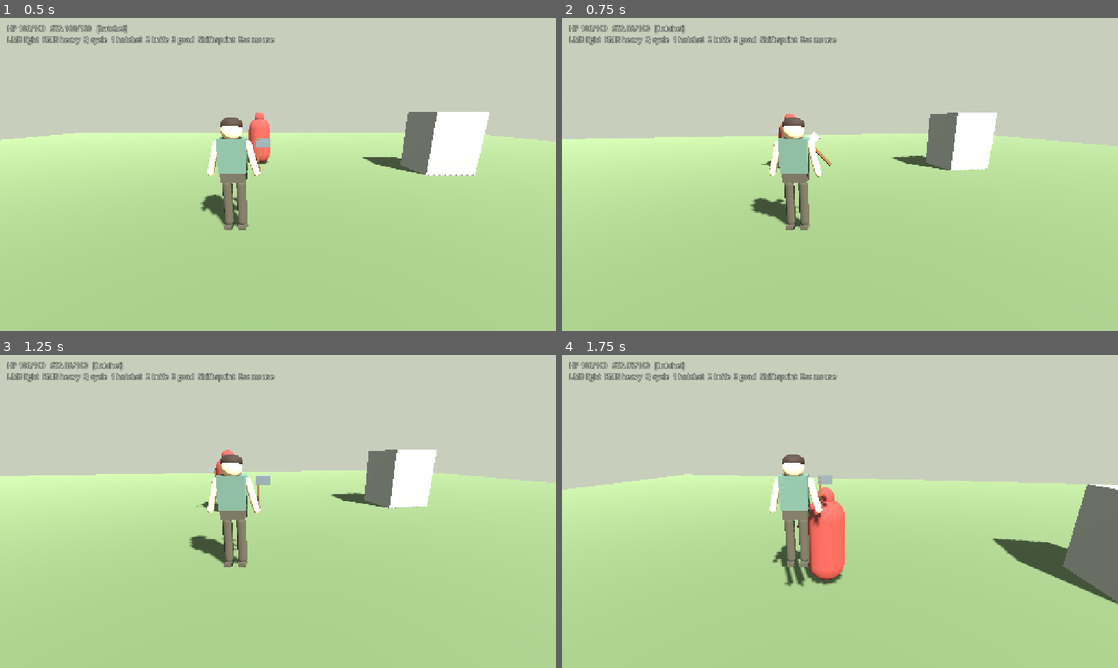
Above: before the commit, frames 1-4 (two rows, left to right).
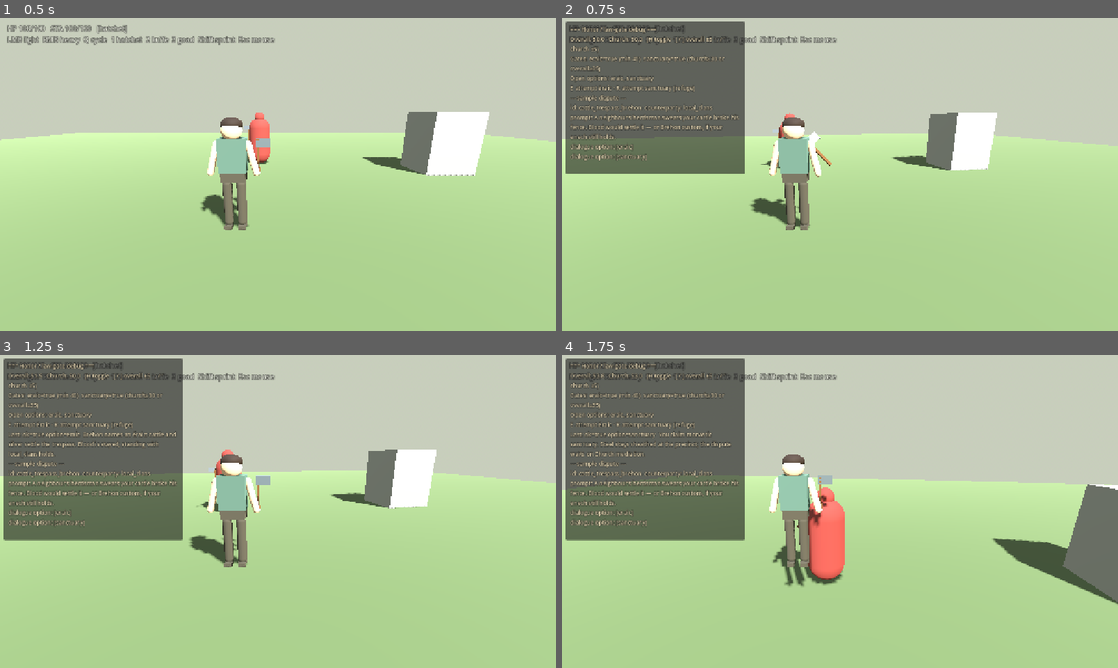
Above: after the commit, the same moments.

Repository: fortins4/devPlayground
Game: Godot game, scene res://scenes/main/main.tscn
Same seed, same stepped clock (60 frames per second), same inputs: the game is played once before the commit and once after it.
Inputs (mouse positions are in pixels of both pictures, inside the frame that each line leads up to):
- Up to frame 1 (0.5 s): no input
- Up to frame 2 (0.75 s): tap Enter at 0.5 s; move the mouse to (867, 174) at 0.52 s; hold W (move_forward) from 0.53 s (still down); tap H at 0.6 s; click (867, 174) at 0.67 s
- Up to frame 3 (1.25 s): keep holding W (move_forward); tap Space (jump) at 0.77 s; tap E at 0.8 s
- Up to frame 4 (1.75 s): keep holding W (move_forward); move the mouse to (812, 511) at 1.27 s; tap E at 1.35 s; tap Space (jump) at 1.52 s; tap R at 1.55 s

Frame 1 is identical in both runs. In frame 2, 16% of the frame differs, in the area x 0-33%, y 1-50%; in frame 3, 19%, in the area x 0-33%, y 1-60%; in frame 4, 19%.

Commit message:
feat(honor): law-gate sample + F5 debug for éraic/sanctuary
Wire a call-able LawGateSample dispute beat through existing Honor gates
(can_choose_eraic, can_claim_sanctuary, available_law_options). Add Honor
debug dict/text helpers and a greybox HUD (H/[ /]/E/R) documented in
systems/honor/README.md. Local-only; not pushed.

Diff:
--- a/scenes/main/main.tscn
+++ b/scenes/main/main.tscn
@@ -1,9 +1,10 @@
-[gd_scene load_steps=11 format=3 uid="uid://cq8riochtmain0001"]
+[gd_scene load_steps=12 format=3 uid="uid://cq8riochtmain0001"]
 
 [ext_resource type="PackedScene" uid="uid://bq8riochtplayer01" path="res://scenes/characters/player/player.tscn" id="1_player"]
 [ext_resource type="PackedScene" uid="uid://cq8riochtdummy01" path="res://scenes/characters/npcs/dummy_fighter.tscn" id="2_dummy"]
 [ext_resource type="PackedScene" uid="uid://cq8riochthud0001" path="res://scenes/ui/combat_hud.tscn" id="3_hud"]
 [ext_resource type="PackedScene" uid="uid://cq8riochttimdbg01" path="res://scenes/ui/timeline_debug_hud.tscn" id="4_timeline_dbg"]
+[ext_resource type="PackedScene" uid="uid://cq8riochthonrdbg01" path="res://scenes/ui/honor_debug_hud.tscn" id="5_honor_dbg"]
 
 [sub_resource type="ProceduralSkyMaterial" id="ProceduralSkyMaterial_sky"]
 sky_top_color = Color(0.45, 0.55, 0.65, 1)
@@ -70,3 +71,5 @@
 [node name="CombatHUD" parent="." instance=ExtResource("3_hud")]
 
 [node name="TimelineDebugHUD" parent="." instance=ExtResource("4_timeline_dbg")]
+
+[node name="HonorDebugHUD" parent="." instance=ExtResource("5_honor_dbg")]
--- /dev/null
+++ b/scenes/ui/honor_debug_hud.tscn
@@ -0,0 +1,43 @@
+[gd_scene load_steps=2 format=3 uid="uid://cq8riochthonrdbg01"]
+
+[ext_resource type="Script" path="res://scripts/ui/honor_debug_hud.gd" id="1_dbg"]
+
+[node name="HonorDebugHUD" type="CanvasLayer"]
+layer = 21
+script = ExtResource("1_dbg")
+
+[node name="Margin" type="MarginContainer" parent="."]
+anchors_preset = 0
+anchor_left = 0.0
+anchor_top = 0.0
+anchor_right = 0.0
+anchor_bottom = 0.0
+offset_left = 8.0
+offset_top = 8.0
+offset_right = 420.0
+offset_bottom = 340.0
+grow_horizontal = 1
+theme_override_constants/margin_left = 0
+theme_override_constants/margin_top = 0
+theme_override_constants/margin_right = 0
+theme_override_constants/margin_bottom = 0
+
+[node name="Panel" type="PanelContainer" parent="Margin"]
+layout_mode = 2
+visible = false
+
+[node name="Margin" type="MarginContainer" parent="Margin/Panel"]
+layout_mode = 2
+theme_override_constants/margin_left = 10
+theme_override_constants/margin_top = 8
+theme_override_constants/margin_right = 10
+theme_override_constants/margin_bottom = 8
+
+[node name="Label" type="Label" parent="Margin/Panel/Margin"]
+layout_mode = 2
+theme_override_colors/font_color = Color(0.92, 0.86, 0.72, 1)
+theme_override_colors/font_outline_color = Color(0, 0, 0, 0.8)
+theme_override_constants/outline_size = 3
+theme_override_font_sizes/font_size = 13
+text = "Honor law-gate debug (H)"
+autowrap_mode = 3
--- a/scripts/autoload/honor.gd
+++ b/scripts/autoload/honor.gd
@@ -17,6 +17,11 @@
 const SANCTUARY_MIN_OVERALL: float = 35.0
 ## Delta magnitude that spawns a rumor (avoid spam on tiny ticks).
 const RUMOR_HONOR_THRESHOLD: float = 8.0
+
+## When true, Honor debug HUD may poll `get_debug_text()` cheaply.
+var debug_visible: bool = false
+## Last law-gate sample result (set by LawGateSample / debug HUD).
+var last_law_result: Dictionary = {}
 
 
 func _ready() -> void:
@@ -97,3 +102,66 @@
 	if WorldClock:
 		return WorldClock.day
 	return 0
+
+
+func toggle_debug_visible() -> bool:
+	debug_visible = not debug_visible
+	return debug_visible
+
+
+func set_debug_visible(visible: bool) -> void:
+	debug_visible = visible
+
+
+func to_debug_dict() -> Dictionary:
+	_ensure_faction_table()
+	var options: Array = []
+	for opt in available_law_options():
+		options.append(String(opt))
+	return {
+		"overall": overall,
+		"church": get_honor(&"church"),
+		"eraic_min": ERAIC_MIN_OVERALL,
+		"sanctuary_min_church": SANCTUARY_MIN_CHURCH,
+		"sanctuary_min_overall": SANCTUARY_MIN_OVERALL,
+		"can_choose_eraic": can_choose_eraic(),
+		"can_claim_sanctuary": can_claim_sanctuary(),
+		"available_law_options": options,
+		"debug_visible": debug_visible,
+		"last_law_result": last_law_result.duplicate(true),
+	}
+
+
+func get_debug_text() -> String:
+	var d := to_debug_dict()
+	var lines: PackedStringArray = PackedStringArray()
+	lines.append("=== Honor / law-gate debug ===")
+	lines.append(
+		"Overall: %.1f   Church: %.1f   (H toggle · [ / ] overall ±5 · ; / ' church ±5)" % [
+			float(d["overall"]), float(d["church"]),
+		]
+	)
+	lines.append(
+		"Gates: eraic=%s (min %.0f)  sanctuary=%s (church≥%.0f or overall≥%.0f)" % [
+			str(d["can_choose_eraic"]),
+			float(d["eraic_min"]),
+			str(d["can_claim_sanctuary"]),
+			float(d["sanctuary_min_church"]),
+			float(d["sanctuary_min_overall"]),
+		]
+	)
+	var opts: Array = d["available_law_options"]
+	if opts.is_empty():
+		lines.append("Open options: (none — raise enech)")
+	else:
+		lines.append("Open options: %s" % ", ".join(PackedStringArray(opts)))
+	lines.append("E attempt éraic · R attempt sanctuary (refuge)")
+	if not last_law_result.is_empty():
+		lines.append(
+			"Last: ok=%s option=%s  %s" % [
+				str(last_law_result.get("ok", false)),
+				str(last_law_result.get("option", "")),
+				str(last_law_result.get("summary", "")),
+			]
+		)
+	return "\n".join(lines)
--- /dev/null
+++ b/scripts/ui/honor_debug_hud.gd
@@ -0,0 +1,125 @@
+extends CanvasLayer
+## Toggleable Honor / law-gate readout for greybox F5.
+##
+## Keys (when this node is in the tree):
+##   H — show / hide panel
+##   [ / ] — overall honor −5 / +5
+##   ; / ' — church honor −5 / +5  (semicolon / apostrophe)
+##   E — attempt sample éraic path
+##   R — attempt sample sanctuary (refuge) path
+
+@onready var panel: PanelContainer = $Margin/Panel
+@onready var label: Label = $Margin/Panel/Margin/Label
+
+var _sample: LawGateSample
+var _refresh_accum: float = 0.0
+const REFRESH_INTERVAL := 0.25
+
+
+func _ready() -> void:
+	layer = 21
+	visible = true
+	_ensure_sample()
+	_apply_visibility(Honor.debug_visible if Honor else false)
+	if Honor and not Honor.honor_changed.is_connected(_on_honor):
+		Honor.honor_changed.connect(_on_honor)
+	_refresh()
+
+
+func _process(delta: float) -> void:
+	if not visible or panel == null or not panel.visible:
+		return
+	_refresh_accum += delta
+	if _refresh_accum >= REFRESH_INTERVAL:
+		_refresh_accum = 0.0
+		_refresh()
+
+
+func _unhandled_input(event: InputEvent) -> void:
+	if event is InputEventKey and event.pressed and not event.echo:
+		match event.keycode:
+			KEY_H:
+				_toggle()
+				get_viewport().set_input_as_handled()
+			KEY_BRACKETLEFT:
+				if Honor:
+					Honor.modify_honor(-5.0)
+					_refresh()
+				get_viewport().set_input_as_handled()
+			KEY_BRACKETRIGHT:
+				if Honor:
+					Honor.modify_honor(5.0)
+					_refresh()
+				get_viewport().set_input_as_handled()
+			KEY_SEMICOLON:
+				if Honor:
+					Honor.modify_honor(-5.0, &"church")
+					_refresh()
+				get_viewport().set_input_as_handled()
+			KEY_APOSTROPHE:
+				if Honor:
+					Honor.modify_honor(5.0, &"church")
+					_refresh()
+				get_viewport().set_input_as_handled()
+			KEY_E:
+				_ensure_sample()
+				if _sample:
+					_sample.choose_eraic()
+					_refresh()
+				get_viewport().set_input_as_handled()
+			KEY_R:
+				_ensure_sample()
+				if _sample:
+					_sample.choose_sanctuary()
+					_refresh()
+				get_viewport().set_input_as_handled()
+
+
+func _toggle() -> void:
+	var show := true
+	if Honor:
+		show = Honor.toggle_debug_visible()
+	else:
+		show = not (panel.visible if panel else false)
+	_apply_visibility(show)
+	_refresh()
+
+
+func _apply_visibility(show: bool) -> void:
+	if panel:
+		panel.visible = show
+
+
+func _on_honor(_faction_id: StringName, _value: float) -> void:
+	_refresh()
+
+
+func _ensure_sample() -> void:
+	if _sample != null and is_instance_valid(_sample):
+		return
+	_sample = LawGateSample.new()
+	_sample.name = "LawGateSample"
+	add_child(_sample)
+
+
+func _refresh() -> void:
+	if label == null:
+		return
+	if Honor == null:
+		label.text = "Honor autoload missing"
+		return
+	var text := Honor.get_debug_text()
+	if _sample:
+		text += "\n--- sample dispute ---\n"
+		text += "id: %s  counterparty: %s\n" % [
+			String(_sample.get_dispute_id()),
+			String(_sample.counterparty_faction),
+		]
+		text += "prompt: %s\n" % _sample.get_dispute_prompt()
+		var open := Honor.available_law_options()
+		if open.is_empty():
+			text += "dialogue: (no open law options)\n"
+		else:
+			for opt in open:
+				text += "dialogue option: [%s]\n" % String(opt)
+	label.text = text
--- /dev/null
+++ b/systems/honor/law_gate_sample.gd
@@ -0,0 +1,180 @@
+class_name LawGateSample
+extends Node
+## Sample gated law / dialogue path for the Leinster greybox.
+##
+## Demonstrates wiring Honor.can_choose_eraic / can_claim_sanctuary /
+## available_law_options into a dispute beat Godot (or dialogue UI) can call.
+## Not an autoload — instance under Main / ringfort / debug HUD owner.
+
+signal law_option_chosen(option: StringName, result: Dictionary)
+signal gates_probed(options: Array)
+
+## Authored sample dispute (cattle trespass under Brehon custom).
+const DISPUTE_ID := &"cattle_trespass_brehon"
+const DISPUTE_PROMPT := (
+	"A neighbour's herdsman swears your cattle broke his fence. "
+	+ "Blood would settle it — or Brehon custom, if your enech still holds."
+)
+
+## Faction context for faction-scoped éraic checks (optional).
+@export var counterparty_faction: StringName = &"local_clans"
+
+## Last probe / resolve for UI / debug.
+var last_result: Dictionary = {}
+
+
+func get_dispute_id() -> StringName:
+	return DISPUTE_ID
+
+
+func get_dispute_prompt() -> String:
+	return DISPUTE_PROMPT
+
+
+## Snapshot of gates dialogue / UI should present right now.
+func probe_gates(faction_id: StringName = &"") -> Dictionary:
+	var fid := faction_id if faction_id != &"" else counterparty_faction
+	var options: Array[StringName] = []
+	# Prefer faction-scoped éraic when a counterparty is known.
+	var eraic_ok := Honor.can_choose_eraic(fid) if fid != &"" else Honor.can_choose_eraic()
+	if eraic_ok:
+		options.append(&"eraic")
+	elif Honor.can_choose_eraic():
+		# Overall still allows generic éraic even if faction standing is thin.
+		options.append(&"eraic")
+	if Honor.can_claim_sanctuary():
+		options.append(&"sanctuary")
+	# Always expose the open list from the autoload for UI parity.
+	var open := Honor.available_law_options()
+	var payload := {
+		"dispute_id": String(DISPUTE_ID),
+		"prompt": DISPUTE_PROMPT,
+		"counterparty": String(fid),
+		"overall": Honor.get_honor(),
+		"church": Honor.get_honor(&"church"),
+		"faction_honor": Honor.get_honor(fid) if fid != &"" else Honor.get_honor(),
+		"can_choose_eraic": eraic_ok or Honor.can_choose_eraic(),
+		"can_claim_sanctuary": Honor.can_claim_sanctuary(),
+		"available_law_options": _names_to_strings(open),
+		"sample_options": _names_to_strings(options),
+		"lines": _dialogue_lines(options),
+	}
+	gates_probed.emit(options)
+	return payload
+
+
+## Attempt éraic (honor-price) path. Fails closed if gate is shut.
+func choose_eraic(faction_id: StringName = &"") -> Dictionary:
+	var fid := faction_id if faction_id != &"" else counterparty_faction
+	var allowed := Honor.can_choose_eraic(fid) if fid != &"" else Honor.can_choose_eraic()
+	if not allowed and not Honor.can_choose_eraic():
+		return _fail(&"eraic", "Éraic refused — enech too thin for honor-price.")
+	var summary := (
+		"Brehon names an éraic: cattle and silver settle the trespass. "
+		+ "Blood is stayed; standing with %s holds." % String(fid)
+	)
+	# Small positive ripple — paying éraic honors the law.
+	Honor.modify_honor(2.0, fid)
+	Honor.modify_honor(1.0, &"")
+	return _succeed(&"eraic", summary, {
+		"counterparty": String(fid),
+		"honor_delta_faction": 2.0,
+		"honor_delta_overall": 1.0,
+	})
+
+
+## Attempt monastic / Church sanctuary. Fails closed if gate is shut.
+func choose_sanctuary() -> Dictionary:
+	if not Honor.can_claim_sanctuary():
+		return _fail(&"sanctuary", "Sanctuary refused — Church and overall enech too low.")
+	var summary := (
+		"You claim monastic sanctuary. Steel stays sheathed at the precinct; "
+		+ "the dispute waits on Church mediation."
+	)
+	Honor.modify_honor(3.0, &"church")
+	return _succeed(&"sanctuary", summary, {
+		"honor_delta_church": 3.0,
+	})
+
+
+## Dialogue helper: pick one open option by id (&"eraic" / &"sanctuary").
+func choose_option(option: StringName, faction_id: StringName = &"") -> Dictionary:
+	match option:
+		&"eraic":
+			return choose_eraic(faction_id)
+		&"sanctuary":
+			return choose_sanctuary()
+		_:
+			return _fail(option, "Unknown law option: %s" % String(option))
+
+
+func to_debug_dict() -> Dictionary:
+	var probe := probe_gates()
+	return {
+		"dispute_id": String(DISPUTE_ID),
+		"counterparty": String(counterparty_faction),
+		"probe": probe,
+		"last_result": last_result.duplicate(true),
+	}
+
+
+func _dialogue_lines(options: Array[StringName]) -> Array:
+	var lines: Array = [
+		{"speaker": "herdsman", "text": DISPUTE_PROMPT},
+	]
+	if &"eraic" in options:
+		lines.append({
+			"speaker": "player",
+			"option": "eraic",
+			"text": "Name the éraic. I will pay honor-price, not blood.",
+		})
+	if &"sanctuary" in options:
+		lines.append({
+			"speaker": "player",
+			"option": "sanctuary",
+			"text": "I claim sanctuary of the Church until this is heard.",
+		})
+	if options.is_empty():
+		lines.append({
+			"speaker": "brehon",
+			"text": "No lawful path opens. Raise your enech, or steel will speak.",
+		})
+	return lines
+
+
+func _succeed(option: StringName, summary: String, extras: Dictionary = {}) -> Dictionary:
+	var result := {
+		"ok": true,
+		"option": String(option),
+		"dispute_id": String(DISPUTE_ID),
+		"summary": summary,
+	}
+	for k in extras.keys():
+		result[k] = extras[k]
+	last_result = result
+	if Honor:
+		Honor.last_law_result = result.duplicate(true)
+	law_option_chosen.emit(option, result)
+	return result
+
+
+func _fail(option: StringName, summary: String) -> Dictionary:
+	var result := {
+		"ok": false,
+		"option": String(option),
+		"dispute_id": String(DISPUTE_ID),
+		"summary": summary,
+		"available_law_options": _names_to_strings(Honor.available_law_options()),
+	}
+	last_result = result
+	if Honor:
+		Honor.last_law_result = result.duplicate(true)
+	law_option_chosen.emit(option, result)
+	return result
+
+
+func _names_to_strings(names: Array) -> Array:
+	var out: Array = []
+	for n in names:
+		out.append(String(n))
+	return out
Not shown, changed: systems/honor/README.md
